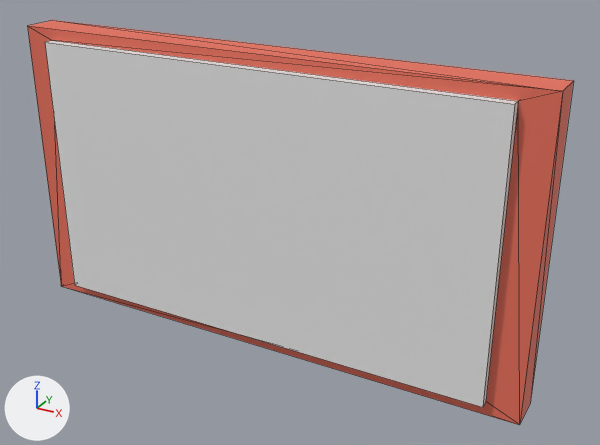
One commit to the FBX model Global Game Jam 2019/Assets/Models/Family/TV.fbx: the scene before it, then after it.
Camera for both pictures: a camera (50 mm lens) standing at (0.52, 1.4, 3.06) and looking at (-0.78, 3.78, 1.87). Lighting does not change. The marker at lower left points along +X, +Y and +Z. Mesh edges are drawn as thin lines. Where no turn or scale is listed for an object, it has been applied to the vertices.

The first picture shows 'TV'.
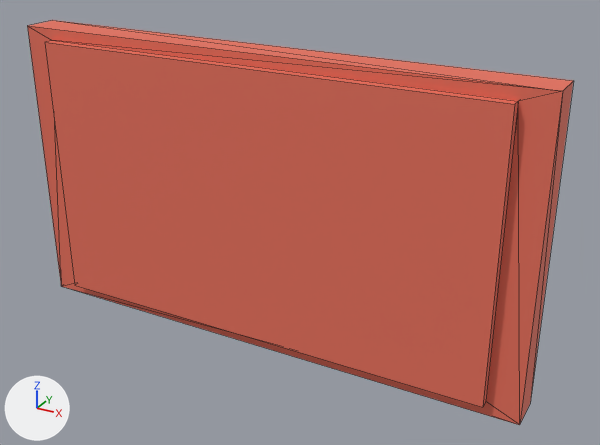
The newer file is also turned or shifted as a whole; pictures and numbers use the older file's frame.

Where the change shows, as pixel boxes (x1, y1, x2, y2) in the pictures (600 x 445 px):
```json
{"part": 1, "of": "me_untitled_055", "change": "recoloured", "before": [45, 40, 518, 407], "after": [45, 40, 518, 407], "on screen": "white to red"}
```

The change, as JSON lines over the scene's bpy script:
```json
{"block": "me_untitled_055", "where": "me_untitled_055.from_pydata(...)  # 24 vertices, 34 faces; spans x -0.99..0.99, y -0.07..0.1, z -1.07..0.04"}
{"block": "me_untitled_055", "where": "# used by ob_tv; location = (-0.912, 3.723, 2.439)"}
{"block": "me_untitled_055", "change": "me_untitled_055 part 1: all 6 faces that had it switch from mat_material_007 (white #e7e7e7) to mat_material_008 (red #e76f5b)"}
```
